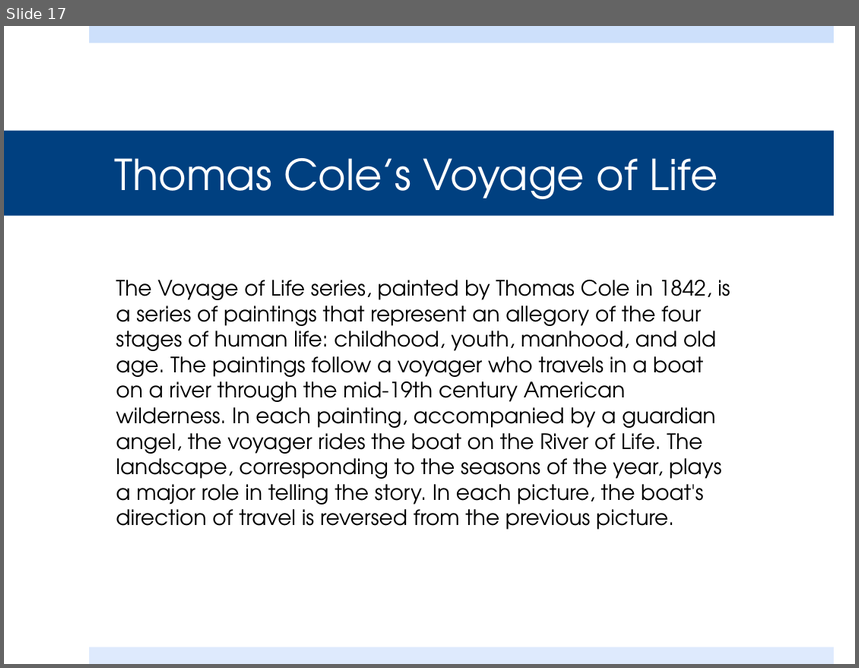
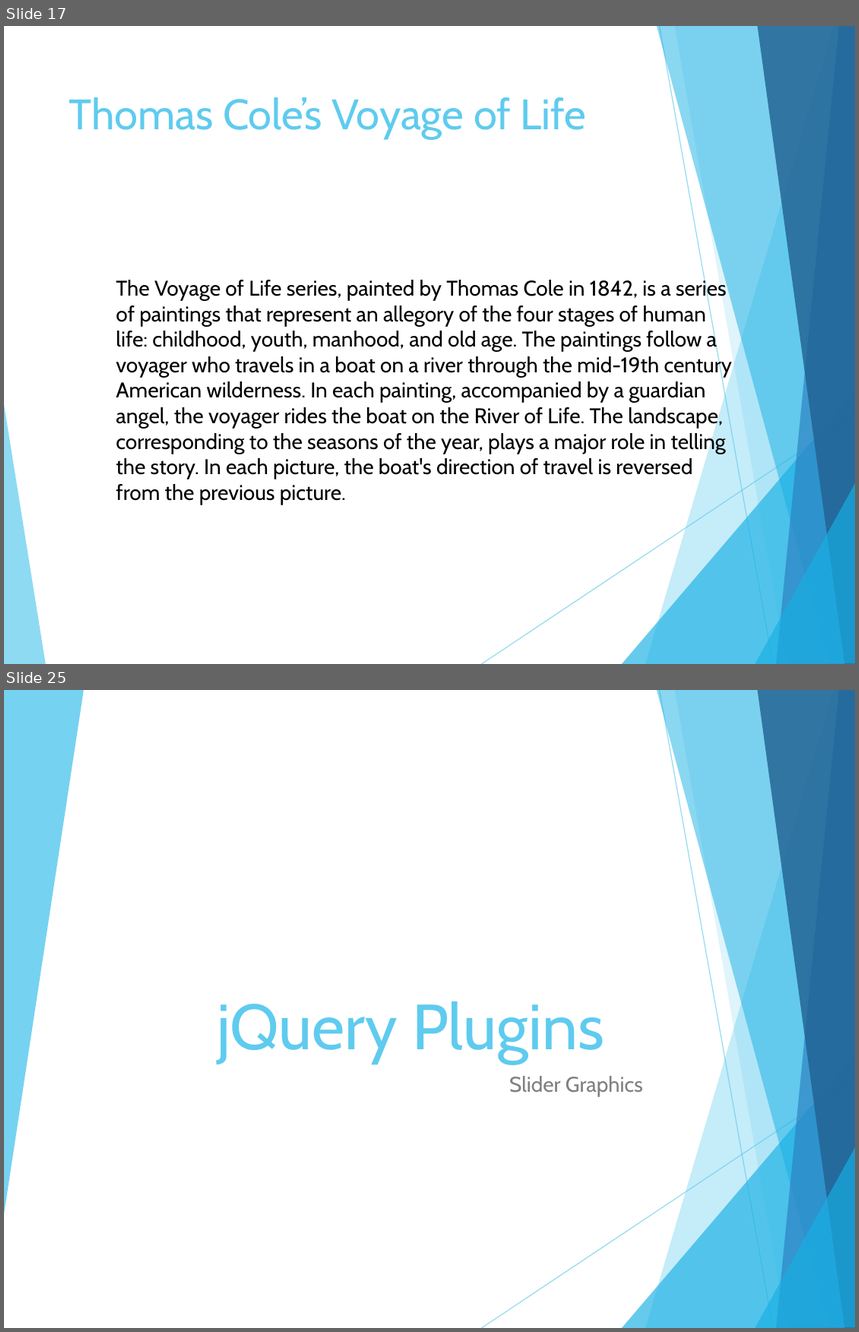
Before and after one commit to steven-king/mj487, a slide deck: Class08_sliders/EditingForClicks.pptx. Shown one above the other, each under a label of ours: slide 17 before the commit, slides 17 and 25 after it; the slides between them are not shown. The pictures are 859x668 and 859x1332 pixels, drawn with LibreOffice and Linux fonts; fonts in the diff are those of the drawing. Boxes give left, top, right and bottom in pixels: in the first picture for what was removed or moved away, otherwise in the second. Text is boxed around its words. In the diff, an @@ line names an element or a change of style, - is before the commit and + after.

Commit message:
adding slider content

```diff
--- a/Class08_sliders/EditingForClicks.pptx
+++ b/Class08_sliders/EditingForClicks.pptx
@@ slide 25 added at (4, 690, 855, 1328), background #FFFFFF; not listed: 9 template elements that a slide beside it also shows @@
@@ freeform shape added at (4, 690, 83, 1220), fill #5FCBEF at 85% opacity @@
@@ title added at (218, 1002, 604, 1064), 54 pt, text #5FCBEF @@
+jQuery Plugins
@@ subtitle added at (509, 1076, 643, 1097), 18 pt, text #808080 @@
+Slider Graphics
@@ slide 17 changed as well @@
@@ rectangle removed at (89, 26, 834, 43) @@
@@ title "Thomas Cole’s Voyage of Life": place and size @@
-title "Thomas Cole’s Voyage of Life" at (4, 131, 834, 216)
+title "Thomas Cole’s Voyage of Life" at (69, 97, 587, 138)
@@ title "Thomas Cole’s Voyage of Life" at (69, 97, 587, 138): font TeX Gyre Adventor to Cabin, text colour #FFFFFF to #5FCBEF; vertical alignment middle to top; fill #004080 to none @@
@@ text "The Voyage of Life series, ..." at (116, 278, 733, 505): font TeX Gyre Adventor to Cabin @@
@@ group added at (4, 26, 855, 664): 8 freeform shapes, 2 lines @@
@@ rectangle removed at (89, 648, 834, 664) @@
```
Also in this commit, not shown: 19 other slides changed, 4 other slides added, 5 slides removed, 2 other files.
